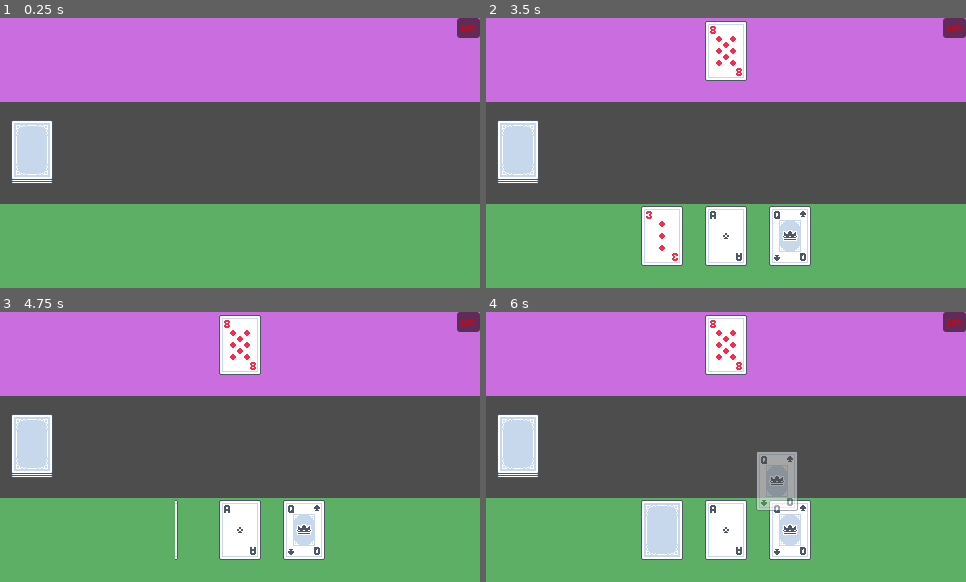
Above: before the commit, frames 1-4 (two rows, left to right).
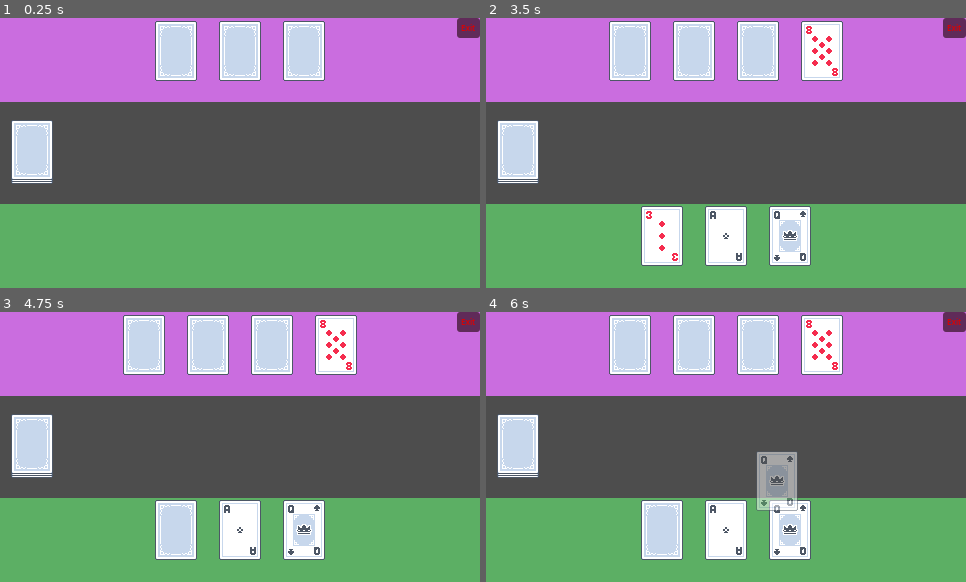
Above: after the commit, the same moments.

Repository: grahamcr4cker/PracticeCards
Game: Godot game, scene res://new-scene-kid.tscn
Two runs of this game, one before a commit and one after it. Both use one fixed random seed, a clock stepped at 60 frames per second and the inputs below.
Inputs (mouse positions are in pixels of both pictures, inside the frame that each line leads up to):
- Up to frame 1 (0.25 s): no input
- Up to frame 2 (3.5 s): click (519, 153) at 0.5 s; click (519, 153) at 1.25 s; click (519, 153) at 2 s; tap Enter at 2.75 s; drag from (663, 204) to (774, 93) at 2.77 s
- Up to frame 3 (4.75 s): drag from (240, 355) to (216, 501) at 3.52 s; move the mouse to (177, 498) at 4.27 s; click (177, 498) at 4.42 s
- Up to frame 4 (6 s): drag from (726, 498) to (582, 406) at 5.02 s; drag from (788, 498) to (750, 447) at 5.77 s

The runs differ from the first frame. In frame 1, 5.8% of the frame differs, in the area x 32-68%, y 1-24%; in frame 2, 8.4%; in frame 3, 10%, in the area x 25-75%, y 1-92%; in frame 4, 8.4%.

Commit message:
touched up

Diff:
--- a/TextureButton.gd
+++ b/TextureButton.gd
@@ -1,6 +1,8 @@
 extends TextureButton
 
 var deck := []
+@onready var hand = $"../BackgroundDropZone2/Hand"
+@onready var dz = $"../BackgroundDropZone/DropZone"
 
 # Called when the node enters the scene tree for the first time.
 func _ready():
@@ -21,8 +23,12 @@
 					pass
 			var card = preload("res://card_example.tscn").instantiate()
 			card.card_texture = load(card_img)
+			card.front_face = true
 			deck.append(card)
 	deck.shuffle()
+	for card in hand.get_children():
+		dz.add_child(card.duplicate())
+		card.queue_free()
 
 func _on_button_pressed():
 	print("draw card")
--- a/card_example.tscn
+++ b/card_example.tscn
@@ -4,9 +4,73 @@
 [ext_resource type="Script" path="res://card_example.gd" id="1_onosp"]
 [ext_resource type="Texture2D" uid="uid://cthilvwoct1m8" path="res://assets/card_clubs_02.png" id="2_tribn"]
 
+[sub_resource type="Animation" id="Animation_ayr1x"]
+resource_name = "flip_back_to_front"
+length = 0.1
+tracks/0/type = "value"
+tracks/0/imported = false
+tracks/0/enabled = true
+tracks/0/path = NodePath("CardBack:scale")
+tracks/0/interp = 1
+tracks/0/loop_wrap = true
+tracks/0/keys = {
+"times": PackedFloat32Array(0, 0.05, 0.1),
+"transitions": PackedFloat32Array(1, 1, 1),
+"update": 0,
+"values": [Vector2(1, 1), Vector2(0, 1), Vector2(1, 1)]
+}
+tracks/1/type = "value"
+tracks/1/imported = false
+tracks/1/enabled = true
+tracks/1/path = NodePath("CardBack:visible")
+tracks/1/interp = 1
+tracks/1/loop_wrap = true
+tracks/1/keys = {
+"times": PackedFloat32Array(0, 0.05, 0.1),
+"transitions": PackedFloat32Array(1, 1, 1),
+"update": 1,
+"values": [true, false, false]
+}
+tracks/2/type = "value"
+tracks/2/imported = false
+tracks/2/enabled = true
+tracks/2/path = NodePath("CardFront:scale")
+tracks/2/interp = 1
+tracks/2/loop_wrap = true
+tracks/2/keys = {
+"times": PackedFloat32Array(0, 0.05, 0.1),
+"transitions": PackedFloat32Array(1, 1, 1),
+"update": 0,
+"values": [Vector2(1, 1), Vector2(0, 1), Vector2(1, 1)]
+}
+tracks/3/type = "value"
+tracks/3/imported = false
+tracks/3/enabled = true
+tracks/3/path = NodePath("CardFront:visible")
+tracks/3/interp = 1
+tracks/3/loop_wrap = true
+tracks/3/keys = {
+"times": PackedFloat32Array(0, 0.05, 0.1),
+"transitions": PackedFloat32Array(1, 1, 1),
+"update": 1,
+"values": [false, true, true]
+}
+tracks/4/type = "value"
+tracks/4/imported = false
+tracks/4/enabled = true
+tracks/4/path = NodePath(".:front_face")
+tracks/4/interp = 1
+tracks/4/loop_wrap = true
+tracks/4/keys = {
+"times": PackedFloat32Array(0.1),
+"transitions": PackedFloat32Array(1),
+"update": 1,
+"values": [true]
+}
+
 [sub_resource type="Animation" id="Animation_xlvc4"]
 resource_name = "flip_front_to_back"
-length = 0.5
+length = 0.1
 tracks/0/type = "value"
 tracks/0/imported = false
 tracks/0/enabled = true
@@ -14,7 +78,7 @@
 tracks/0/interp = 1
 tracks/0/loop_wrap = true
 tracks/0/keys = {
-"times": PackedFloat32Array(0, 0.25, 0.5),
+"times": PackedFloat32Array(0, 0.05, 0.1),
 "transitions": PackedFloat32Array(1, 1, 1),
 "update": 0,
 "values": [Vector2(1, 1), Vector2(0, 1), Vector2(1, 1)]
@@ -26,7 +90,7 @@
 tracks/1/interp = 1
 tracks/1/loop_wrap = true
 tracks/1/keys = {
-"times": PackedFloat32Array(0, 0.25, 0.5),
+"times": PackedFloat32Array(0, 0.05, 0.1),
 "transitions": PackedFloat32Array(1, 1, 1),
 "update": 1,
 "values": [true, false, false]
@@ -38,7 +102,7 @@
 tracks/2/interp = 1
 tracks/2/loop_wrap = true
 tracks/2/keys = {
-"times": PackedFloat32Array(0, 0.25, 0.5),
+"times": PackedFloat32Array(0, 0.05, 0.1),
 "transitions": PackedFloat32Array(1, 1, 1),
 "update": 1,
 "values": [false, true, true]
@@ -50,7 +114,7 @@
 tracks/3/interp = 1
 tracks/3/loop_wrap = true
 tracks/3/keys = {
-"times": PackedFloat32Array(0, 0.25, 0.5),
+"times": PackedFloat32Array(0, 0.05, 0.1),
 "transitions": PackedFloat32Array(1, 1, 1),
 "update": 0,
 "values": [Vector2(1, 1), Vector2(0, 1), Vector2(1, 1)]
@@ -62,74 +126,10 @@
 tracks/4/interp = 1
 tracks/4/loop_wrap = true
 tracks/4/keys = {
-"times": PackedFloat32Array(0.5),
+"times": PackedFloat32Array(0.1),
 "transitions": PackedFloat32Array(1),
 "update": 1,
 "values": [false]
-}
-
-[sub_resource type="Animation" id="Animation_ayr1x"]
-resource_name = "flip_back_to_front"
-length = 0.5
-tracks/0/type = "value"
-tracks/0/imported = false
-tracks/0/enabled = true
-tracks/0/path = NodePath("CardBack:scale")
-tracks/0/interp = 1
-tracks/0/loop_wrap = true
-tracks/0/keys = {
-"times": PackedFloat32Array(0, 0.25, 0.5),
-"transitions": PackedFloat32Array(1, 1, 1),
-"update": 0,
-"values": [Vector2(1, 1), Vector2(0, 1), Vector2(1, 1)]
-}
-tracks/1/type = "value"
-tracks/1/imported = false
-tracks/1/enabled = true
-tracks/1/path = NodePath("CardBack:visible")
-tracks/1/interp = 1
-tracks/1/loop_wrap = true
-tracks/1/keys = {
-"times": PackedFloat32Array(0, 0.25, 0.5),
-"transitions": PackedFloat32Array(1, 1, 1),
-"update": 1,
-"values": [true, false, false]
-}
-tracks/2/type = "value"
-tracks/2/imported = false
-tracks/2/enabled = true
-tracks/2/path = NodePath("CardFront:scale")
-tracks/2/interp = 1
-tracks/2/loop_wrap = true
-tracks/2/keys = {
-"times": PackedFloat32Array(0, 0.25, 0.5),
-"transitions": PackedFloat32Array(1, 1, 1),
-"update": 0,
-"values": [Vector2(1, 1), Vector2(0, 1), Vector2(1, 1)]
-}
-tracks/3/type = "value"
-tracks/3/imported = false
-tracks/3/enabled = true
-tracks/3/path = NodePath("CardFront:visible")
-tracks/3/interp = 1
-tracks/3/loop_wrap = true
-tracks/3/keys = {
-"times": PackedFloat32Array(0, 0.25, 0.5),
-"transitions": PackedFloat32Array(1, 1, 1),
-"update": 1,
-"values": [false, true, true]
-}
-tracks/4/type = "value"
-tracks/4/imported = false
-tracks/4/enabled = true
-tracks/4/path = NodePath(".:front_face")
-tracks/4/interp = 1
-tracks/4/loop_wrap = true
-tracks/4/keys = {
-"times": PackedFloat32Array(0.5),
-"transitions": PackedFloat32Array(1),
-"update": 1,
-"values": [true]
 }
 
 [sub_resource type="AnimationLibrary" id="AnimationLibrary_0sg22"]
@@ -144,6 +144,7 @@
 offset_right = 0.16
 offset_bottom = 64.0
 script = ExtResource("1_onosp")
+front_face = false
 
 [node name="CARD" type="Node" parent="."]
 
@@ -154,7 +155,7 @@
 anchor_right = 1.0
 offset_bottom = 64.0
 grow_horizontal = 2
-pivot_offset = Vector2(32, 0)
+pivot_offset = Vector2(32, 32)
 texture = ExtResource("1_mfho1")
 
 [node name="CardFront" type="TextureRect" parent="."]
@@ -163,7 +164,7 @@
 anchor_right = 1.0
 offset_bottom = 64.0
 grow_horizontal = 2
-pivot_offset = Vector2(32, 0)
+pivot_offset = Vector2(32, 32)
 texture = ExtResource("2_tribn")
 
 [node name="AnimationPlayer" type="AnimationPlayer" parent="."]
--- a/new-scene-kid.tscn
+++ b/new-scene-kid.tscn
@@ -1,10 +1,13 @@
-[gd_scene load_steps=7 format=3 uid="uid://b6bgeawj2bra4"]
+[gd_scene load_steps=10 format=3 uid="uid://b6bgeawj2bra4"]
 
 [ext_resource type="Script" path="res://new-scene-kid.gd" id="1_tijsr"]
 [ext_resource type="Script" path="res://CenterContainer.gd" id="2_kw3fa"]
 [ext_resource type="PackedScene" uid="uid://djtmvqeys8ndx" path="res://card_example.tscn" id="3_8x0ra"]
 [ext_resource type="Script" path="res://Hand.gd" id="4_4ulkb"]
+[ext_resource type="Texture2D" uid="uid://cthilvwoct1m8" path="res://assets/card_clubs_02.png" id="5_vmphw"]
 [ext_resource type="PackedScene" uid="uid://ceoxtrcd75ry0" path="res://deck.tscn" id="6_m270l"]
+[ext_resource type="Texture2D" uid="uid://dxnvieddm7v8w" path="res://assets/card_clubs_03.png" id="6_ve7uu"]
+[ext_resource type="Texture2D" uid="uid://c2xv3q67n3rmv" path="res://assets/card_clubs_04.png" id="7_qcvx6"]
 [ext_resource type="Script" path="res://Button.gd" id="9_fhn8r"]
 
 [node name="new-scene-kid" type="Control"]
@@ -55,6 +58,18 @@
 alignment = 1
 script = ExtResource("4_4ulkb")
 
+[node name="card example" parent="BackgroundDropZone2/Hand" instance=ExtResource("3_8x0ra")]
+layout_mode = 2
+card_texture = ExtResource("5_vmphw")
+
+[node name="card example2" parent="BackgroundDropZone2/Hand" instance=ExtResource("3_8x0ra")]
+layout_mode = 2
+card_texture = ExtResource("6_ve7uu")
+
+[node name="card example3" parent="BackgroundDropZone2/Hand" instance=ExtResource("3_8x0ra")]
+layout_mode = 2
+card_texture = ExtResource("7_qcvx6")
+
 [node name="Exit" type="Button" parent="."]
 self_modulate = Color(1, 0, 0, 1)
 layout_mode = 1
